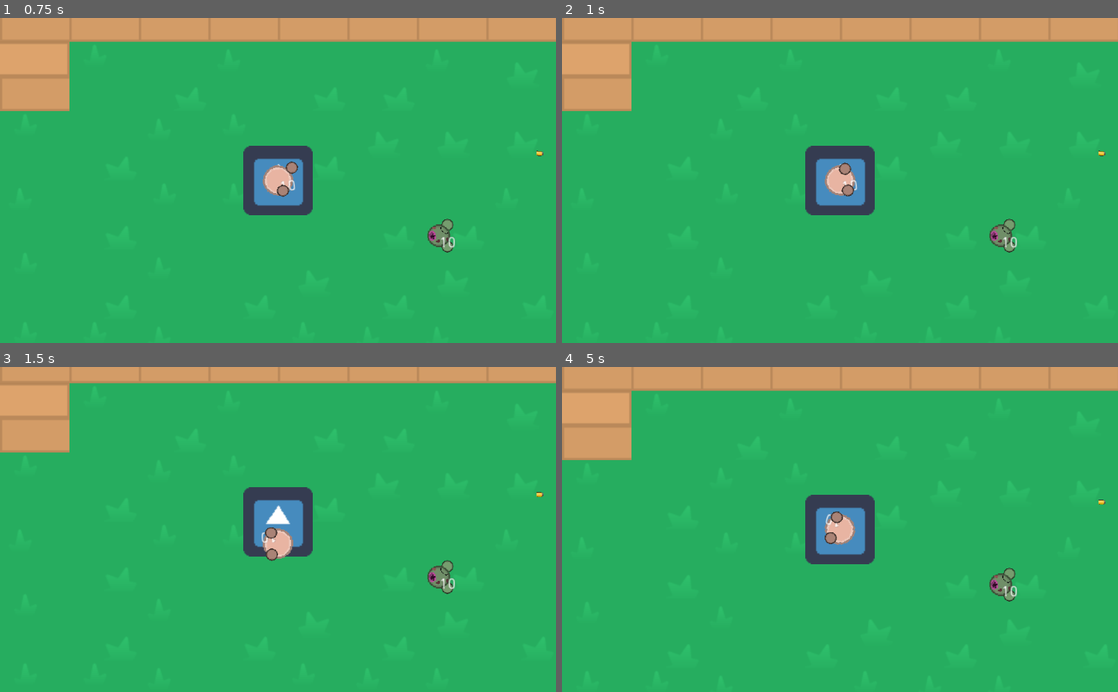
Above: before the commit, frames 1-4 (two rows, left to right).
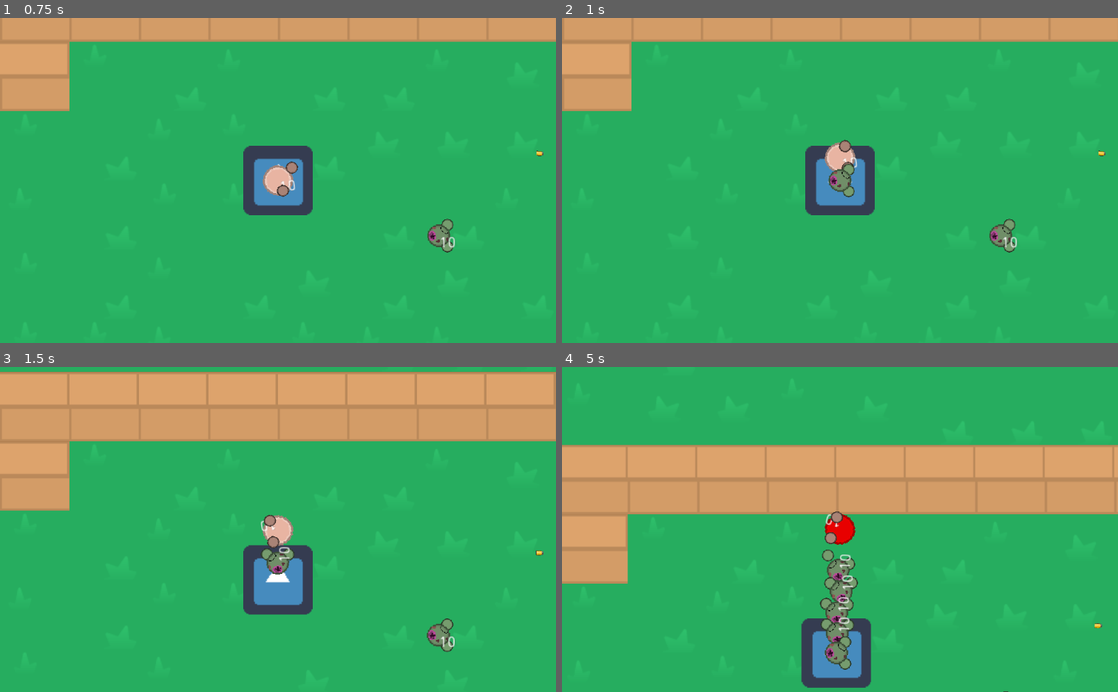
Above: after the commit, the same moments.

Repository: Panda248/Hu-Yang-Yoyale
Game: Godot game, scene res://World.tscn
The game is run twice, just before and just after one commit, with the same random seed, the same clock (stepped at 60 frames per second) and the same inputs. The engine's default icon, where the game draws it, is replaced by a stand-in: a white triangle on a blue panel in a dark square.
Inputs (mouse positions are in pixels of both pictures, inside the frame that each line leads up to):
- Up to frame 1 (0.75 s): tap Enter at 0.5 s; move the mouse to (400, 164) at 0.52 s; hold E (game_switch_weapon_right) from 0.53 s (still down); click (400, 164) at 0.6 s
- Up to frame 2 (1 s): keep holding E (game_switch_weapon_right)
- Up to frame 3 (1.5 s): move the mouse to (166, 545) at 1.27 s; release E (game_switch_weapon_right) at 1.28 s; hold Down (ui_down) from 1.28 s (still down); right-click (166, 545) at 1.35 s
- Up to frame 4 (5 s): move the mouse to (895, 458) at 2.02 s; release Down (ui_down) at 2.03 s; hold E (game_switch_weapon_right) 2.03-2.78 s; click (895, 458) at 2.1 s; move the mouse to (812, 594) at 2.77 s; hold Up (ui_up) 2.78-3.53 s; right-click (812, 594) at 2.85 s; move the mouse to (1006, 578) at 3.52 s; hold Q (game_switch_weapon_left) from 3.53 s (still down); click (1006, 578) at 3.6 s; move the mouse to (673, 480) at 4.27 s; right-click (673, 480) at 4.35 s

Frame 1 is identical in both runs. In frame 2, 0.8% of the frame differs, in the area x 47-54%, y 37-56%; in frame 3, 26%; in frame 4, 39%, in the area x 0-100%, y 0-100%.

Commit message:
enmies spawn

Diff:
--- a/Enemy.tscn
+++ b/Enemy.tscn
@@ -45,8 +45,6 @@
 
 [node name="Enemy" type="KinematicBody2D"]
 script = ExtResource( 1 )
-velocity = null
-health = null
 
 [node name="Body" type="CollisionShape2D" parent="."]
 shape = SubResource( 1 )
--- a/World.tscn
+++ b/World.tscn
@@ -117,12 +117,15 @@
 
 [node name="World" type="Node2D"]
 script = ExtResource( 6 )
+Enemy = ExtResource( 1 )
 
 [node name="Sprite" type="Sprite" parent="."]
 texture = ExtResource( 3 )
 
 [node name="Enemy" parent="." instance=ExtResource( 1 )]
 position = Vector2( 148, 51 )
+velocity = 50
+health = 10
 
 [node name="Player" parent="." instance=ExtResource( 2 )]
 unique_name_in_owner = true
--- a/scripts/Enemy.gd
+++ b/scripts/Enemy.gd
@@ -12,6 +12,7 @@
 var state = IDLE
 
 var destination : Vector2;
+var player
 
 enum	{
 	IDLE, CHASE, INVESTIGATE, ATTACK
@@ -22,6 +23,7 @@
 
 # Called when the node enters the scene tree for the first time.
 func _ready():
+	player = get_tree().get_root().get_node("World").get_node("Player")
 	pass # Replace with function body.
 
 
@@ -35,7 +37,7 @@
 		INVESTIGATE:
 			_investigate(delta)
 		ATTACK:
-			look_at(get_node("%Player").position)
+			look_at(player.position)
 			if randf() > 0.5:
 				get_node("Fists").primaryFire()
 			else:
@@ -43,8 +45,8 @@
 	pass
 
 func _chase(delta):
-	look_at(get_node("%Player").position)
-	motion = move_and_collide((get_node("%Player").position - position).normalized() * delta * velocity)
+	look_at(player.position)
+	motion = move_and_collide((player.position - position).normalized() * delta * velocity)
 	pass
 func _investigate(delta):
 	look_at(destination)
@@ -54,14 +56,14 @@
 	pass
 
 func _on_FOV_body_entered(body):
-	if(body == get_node("%Player")):
+	if(body == player):
 		state = CHASE
 	pass
 
 
 func _on_FOV_body_exited(body):
-	if(body == get_node("%Player")):
-		destination = get_node("%Player").position
+	if(body == player):
+		destination = player.position
 		state = INVESTIGATE
 	pass # Replace with function body.
 
@@ -72,12 +74,12 @@
 
 
 func _on_Range_body_entered(body):
-	if(body == get_node("%Player")):
+	if(body == player):
 		state = ATTACK
 	pass # Replace with function body.
 
 
 func _on_Range_body_exited(body):
-	if(body == get_node("%Player")):
+	if(body == player):
 		state = CHASE
 	pass # Replace with function body.
--- a/scripts/Main.gd
+++ b/scripts/Main.gd
@@ -2,6 +2,7 @@
 
 
 onready var bullet_manager = $BulletManager;
+export (PackedScene) var Enemy
 var ticks = 0
 var tickRate = 1
 
@@ -16,8 +17,8 @@
 			if item._dead():
 				remove_child(item)
 
-#	if tick%60 == 0:
-#		add_child($Enemy.instance())
+	if ticks%60 == 0:
+		add_child(Enemy.instance())
 
 
 	pass
